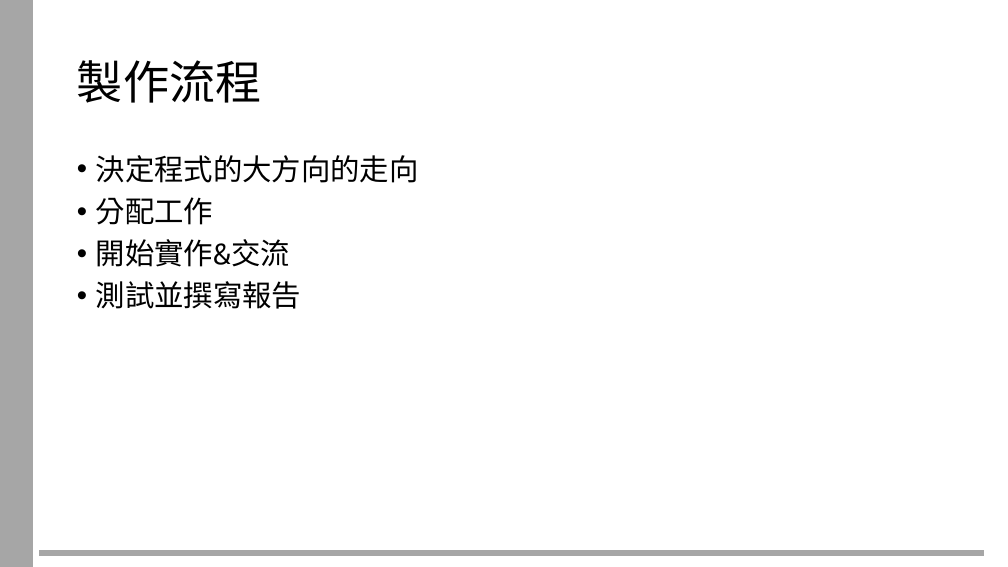
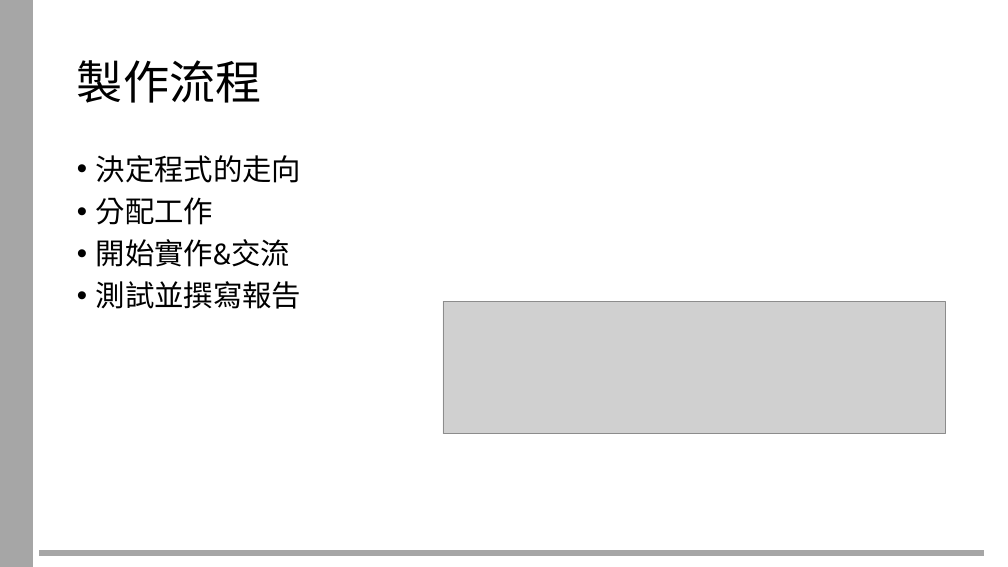
Before and after one commit to pokemon-final-project/pokemon-game, a slide deck: slide 3 of 程式期末專案-寶可夢.pptx. Drawn at 1008x567 pixels with LibreOffice and Linux fonts; fonts in the diff are those of the drawing; grey boxes stand for pictures. Boxes give left, top, right and bottom in pixels: in the first picture for what was removed or moved away, otherwise in the second. Text is boxed around its words. In the diff, an @@ line names an element or a change of style, - is before the commit and + after.

```diff
--- a/程式期末專案-寶可夢.pptx
+++ b/程式期末專案-寶可夢.pptx
@@ text at (96, 155, 302, 183): text changed @@
-• 決定程式的大方向的走向
+• 決定程式的走向
@@ picture added at (443, 301, 945, 434) @@
```
Also in this commit, not shown: 1 other slide changed.
